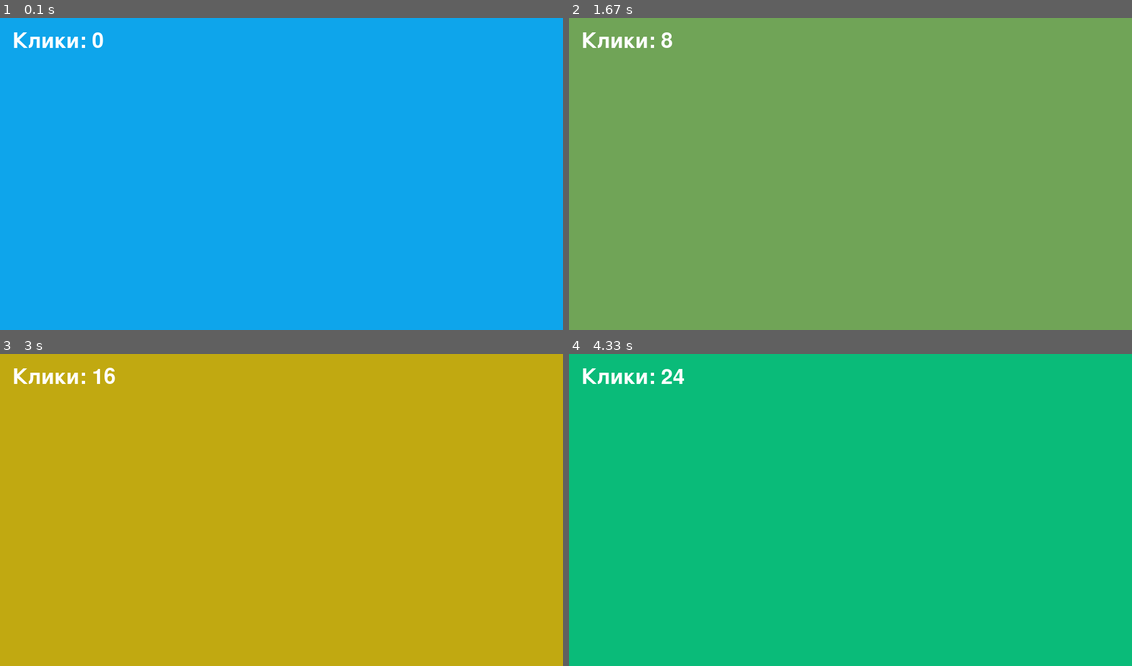
Above: before the commit, frames 1-4 (two rows, left to right).
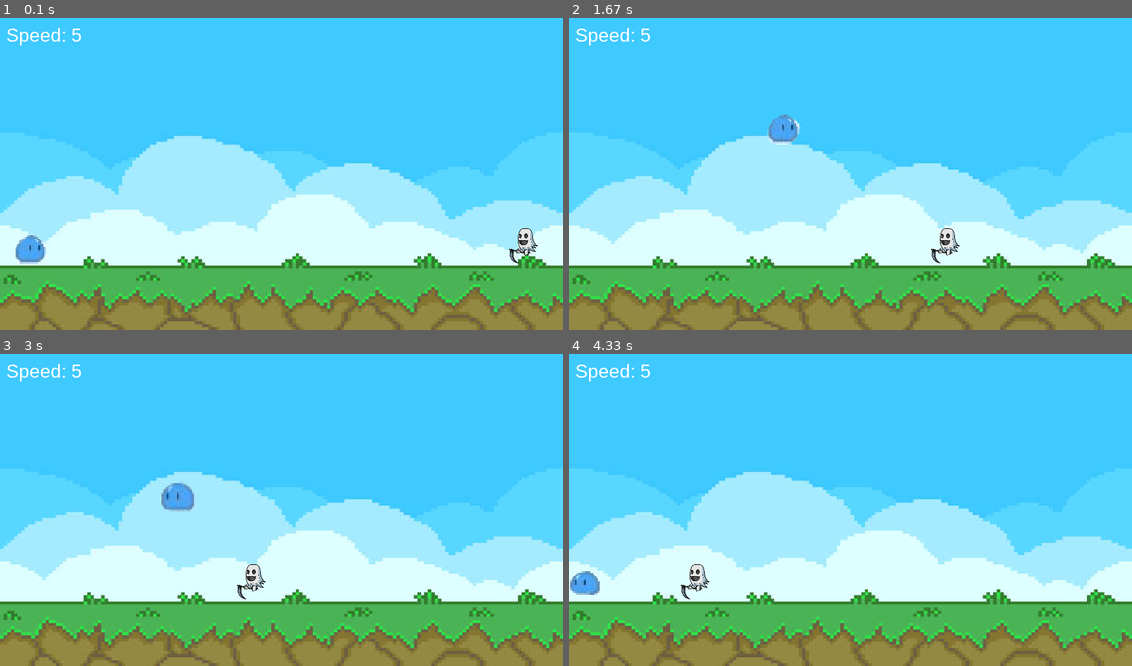
Above: after the commit, the same moments.

Repository: CupRusk/Pygame_first
Game: pygame game, started from main.py
Two runs of this game, one before a commit and one after it. Both use one fixed random seed, a clock stepped at 60 frames per second and the inputs below.
Inputs:
- Up to frame 1 (0.1 s): no input
- Up to frame 2 (1.67 s): tap Space at 0.33, 0.73, 1.03, 1.23, 1.53 s; hold Right 0.67-1.13 s; hold Shift 1.17-1.63 s; hold D 1.17-1.63 s
- Up to frame 3 (3 s): hold Right 1.67-2.13 s; tap Space at 1.73, 2.03, 2.23, 2.53, 2.8 s; hold A 2.17-2.7 s; hold Left from 2.73 s (still down)
- Up to frame 4 (4.33 s): tap Space at 3.1, 3.23, 3.53, 3.9, 4.2 s; release Left at 3.13 s; hold A 3.17-3.8 s; hold Right Shift 3.83-4.3 s; hold Left 3.83-4.3 s

The runs differ from the first frame. In frame 1, 100% of the frame differs, in the area x 0-100%, y 0-100%; in frame 2, 100%; in frame 3, 100%; in frame 4, 100%.

Commit message:
почти, ещё немного

Diff:
--- a/main.py
+++ b/main.py
@@ -1,40 +1,118 @@
 import pygame
-import random
 
 pygame.init()
 screen = pygame.display.set_mode((900, 500))
-pygame.display.set_caption("Жмакалка!")
+pygame.display.set_caption("Pygame || super game!")
 pygame.display.set_icon(pygame.image.load("img/Icon_for_first_game.webp"))
 
-# Инициализируем шрифт
-pygame.font.init()
-font = pygame.font.Font(None, 50)
+background_color = (95, 209, 227)
 
-# Инициализируем звук
-pygame.mixer.init()
-click_sound = pygame.mixer.Sound("sound/click.mp3")
+# Загружаем и масштабируем спрайты
+walk = [
+    pygame.transform.scale(pygame.image.load("img/slime/slime_1.png"), (80, 80)),
+    pygame.transform.scale(pygame.image.load("img/slime/slime_2.png"), (80, 80)),
+    pygame.transform.scale(pygame.image.load("img/slime/slime_3.png"), (80, 80)),
+]
+ghost = pygame.transform.scale(pygame.image.load("img/ghost/ghost.png"), (100, 80))
+ghost = pygame.transform.flip(ghost, True, False)
+ghost_x = 800
+ghost_y = 324
+
+
+
+# Загружаем фон
+bg = pygame.image.load("img/bg/bg.jpg")
+bg = pygame.transform.scale(bg, (900, 500))
+
+# --- clock ---
+clock = pygame.time.Clock()
+frame = 0
+count = 0
+frame_rate = 5
+
+# --- audio ---
+bg_sound = pygame.mixer.Sound("sound/bg.mp3")
+bg_sound.play(-1)
+bg_sound.set_volume(0.01)
+# --- speed ---
+speed_player = 6
+player_x = 10
+player_y = 324
+
+# --- движение ---
+facing_right = True
+isJump = False
+jumpCount = 10
+
+
+ghost_timer = pygame.USEREVENT + 1
+pygame.time.set_timer(ghost_timer, 7000)
+ghost_speed = 5
+
+# --- шрифт для текста ---
+font = pygame.font.SysFont("Arial", 30)
 
 running = True
-background_color = (14, 165, 235)
-click_count = 0
+while running:
+    screen.blit(bg, (0, 0))
+    screen.blit(ghost, (ghost_x, ghost_y))
 
-while running:
-    screen.fill(background_color)
 
-    text = font.render(f"Клики: {click_count}", True, (255, 255, 255))
-    screen.blit(text, (20, 20))
+    speed_text = font.render(f"Speed: {ghost_speed}", True, (255, 255, 255))
+    screen.blit(speed_text, (10, 10))
+
+    player_rect = walk[0].get_rect(topleft=(player_x, player_y))
+    ghost_rect = ghost.get_rect(topleft=(ghost_x, ghost_y))
+    if player_rect.colliderect(ghost_rect):
+        print("Game Over")
+        running = False
+
+    if frame % frame_rate == 0:
+        count = (count + 1) % len(walk)
+
+    if facing_right:
+        screen.blit(walk[count], (player_x, player_y))
+    else:
+        screen.blit(pygame.transform.flip(walk[count], True, False), (player_x, player_y))
+
+    keys = pygame.key.get_pressed()
+
+    if (keys[pygame.K_LEFT] or keys[pygame.K_a]) and player_x > 0:
+        player_x -= speed_player
+        facing_right = False
+        if keys[pygame.K_LSHIFT] or keys[pygame.K_RSHIFT]:
+            player_x -= speed_player * 1.5
+
+    if (keys[pygame.K_RIGHT] or keys[pygame.K_d]) and player_x < 900 - 80:
+        player_x += speed_player
+        facing_right = True
+        if keys[pygame.K_LSHIFT] or keys[pygame.K_RSHIFT]:
+            player_x += speed_player * 1.5
+
+    if not isJump:
+        if keys[pygame.K_SPACE]:
+            isJump = True
+    else:
+        if jumpCount >= -10:
+            neg = 1 if jumpCount > 0 else -1
+            player_y -= (jumpCount ** 2) * 0.5 * neg
+            jumpCount -= 1
+        else:
+            isJump = False
+            jumpCount = 10
+
+    ghost_x -= ghost_speed
 
     for event in pygame.event.get():
         if event.type == pygame.QUIT:
             running = False
-        elif event.type == pygame.KEYDOWN:
-            if event.key == pygame.K_TAB or pygame.K_SPACE or pygame.K_1:
-                background_color = (random.randint(0, 255),
-                                    random.randint(0, 255),
-                                    random.randint(0, 255))
-                click_count += 1
-                click_sound.play()
+        if event.type == ghost_timer:
+            ghost_x = 900
+            ghost_y = 324
+            ghost_speed += 10
 
     pygame.display.update()
+    frame += 1
+    clock.tick(30)
 
 pygame.quit()
Binary file added: img/bg/bg.jpg
Binary file added: img/ghost/ghost.png
Binary file added: img/slime/slime_1.png
Binary file added: img/slime/slime_2.png
Binary file added: img/slime/slime_3.png
Not shown, added: sound/bg.mp3
